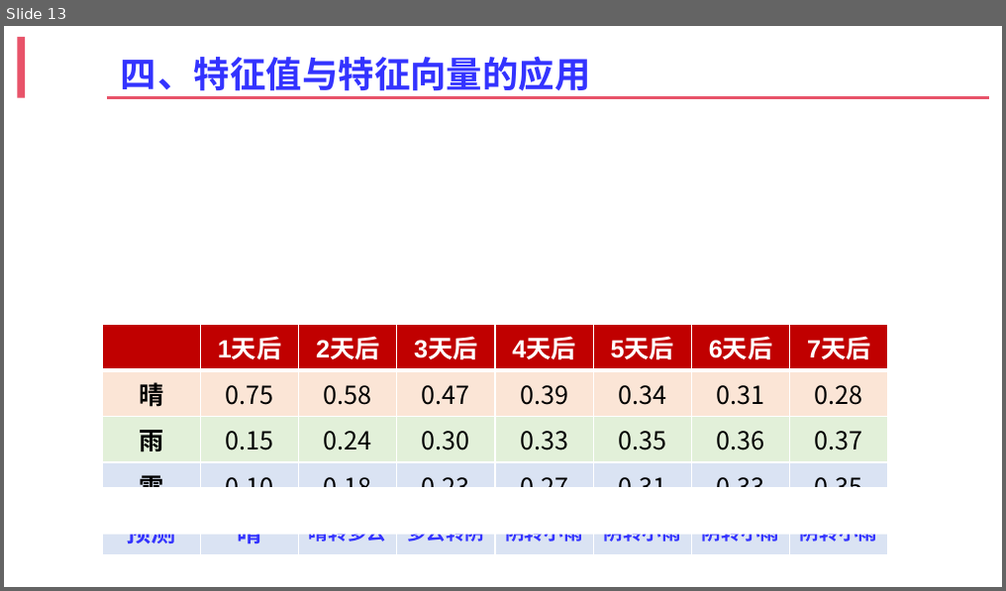
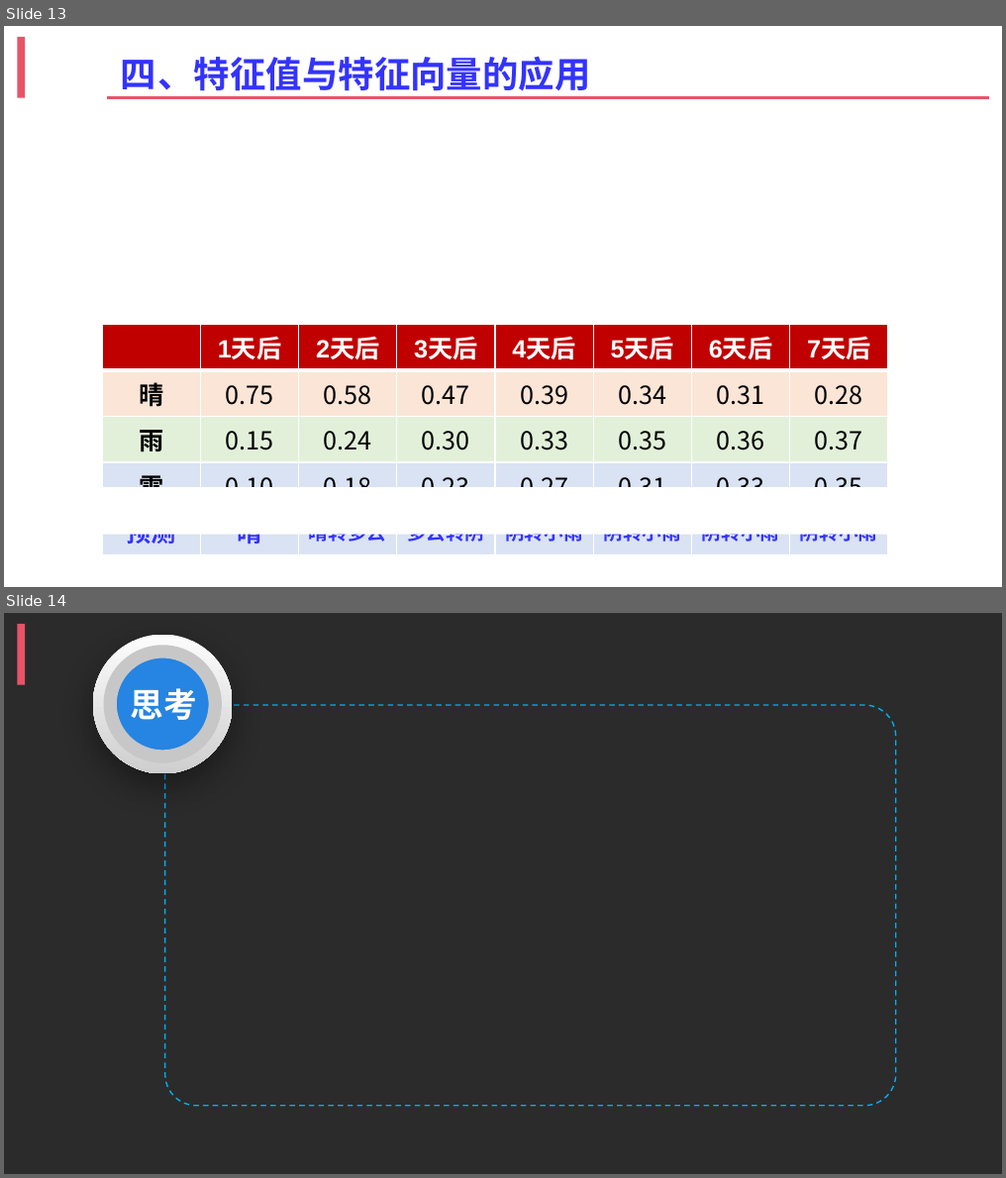
Before and after one commit to zhangshenxing/zhangshenxing.github.io, a slide deck: zsx.pptx. Shown one above the other, each under a label of ours: slide 13 before the commit, slides 13 and 14 after it. The pictures are 1006x591 and 1006x1178 pixels, drawn with LibreOffice and Linux fonts; fonts in the diff are those of the drawing; grey boxes stand for pictures; background and template pictures are left out; a plain dark background stands for a picture behind light text. Boxes give left, top, right and bottom in pixels: in the first picture for what was removed or moved away, otherwise in the second. Text is boxed around its words. In the diff, an @@ line names an element or a change of style, - is before the commit and + after.

```diff
--- a/zsx.pptx
+++ b/zsx.pptx
@@ slide 14 added at (x1=4, y1=613, x2=1002, y2=1174), background picture (left out); not listed: 1 template element that a slide beside it also shows @@
@@ ellipse added at (x1=93, y1=634, x2=233, y2=773), fill gradient #FCFCFC to #CFCFCF @@
@@ ellipse added at (x1=110, y1=652, x2=215, y2=757), fill #2684E2, outline #FAFAFA 9.5 pt @@
@@ text added at (x1=131, y1=688, x2=197, y2=720), 24 pt, text #FFFFFF, bold @@
+思考
@@ rounded rectangle added at (x1=164, y1=705, x2=895, y2=1106), outline #00B0F0 1 pt dashed @@
```
Also in this commit, not shown: 1 slide removed.
